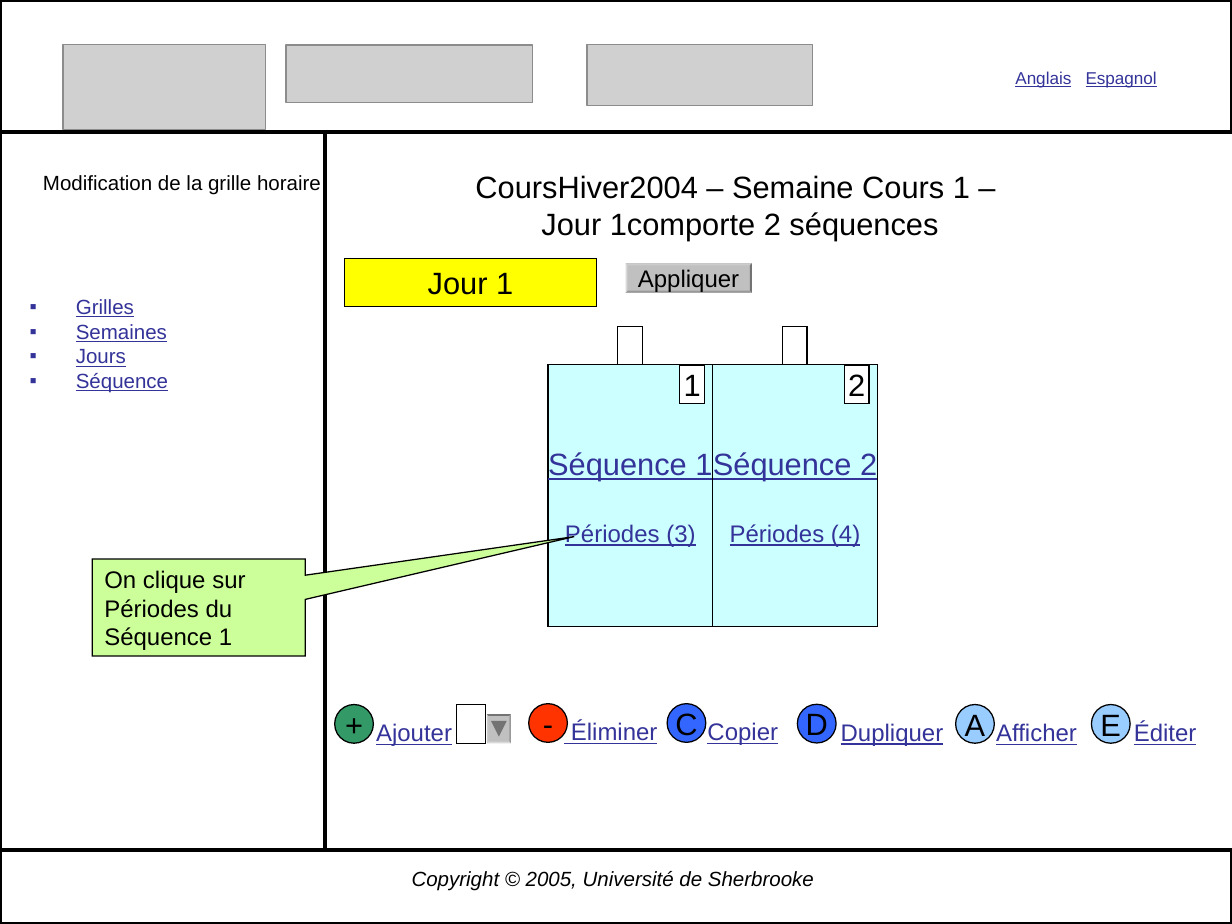
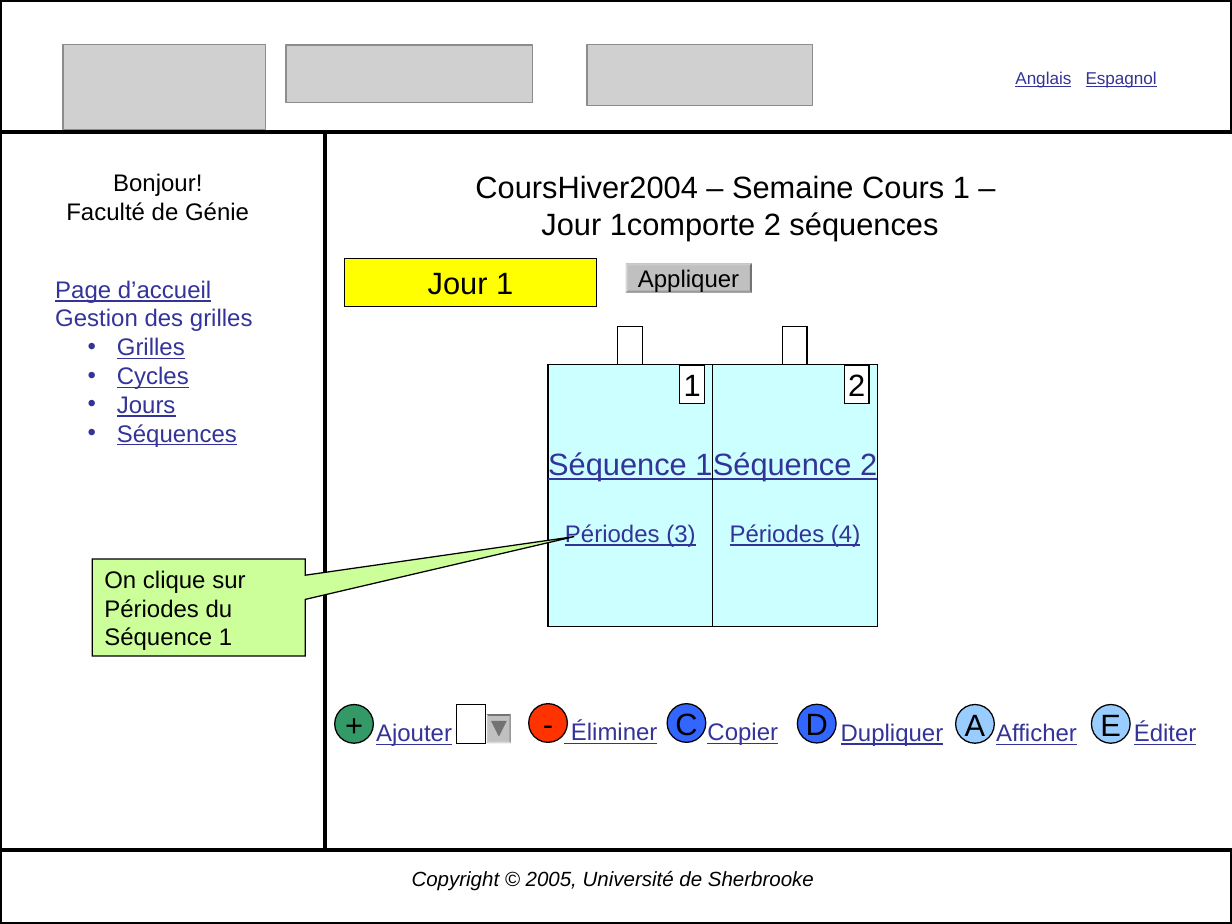
Before and after one commit to gonr1001/diamant, a slide deck: slide 36 of Diamant2.0/Conception/CreationGrille2.ppt (slide 33 before the commit). Drawn at 1232x924 pixels with LibreOffice and Linux fonts; fonts in the diff are those of the drawing; grey boxes stand for pictures. Boxes give left, top, right and bottom in pixels: in the first picture for what was removed or moved away, otherwise in the second. Text is boxed around its words. In the diff, an @@ line names an element or a change of style, - is before the commit and + after.

```diff
--- a/Diamant2.0/Conception/CreationGrille2.ppt
+++ b/Diamant2.0/Conception/CreationGrille2.ppt
@@ text removed at (43,175,321,195) @@
-Modification de la grille horaire
@@ text added at (66,173,249,221), 14 pt, text #000000 @@
+Bonjour!
+Faculté de Génie
@@ text added at (55,280,253,447), 14 pt, text #333399, underline @@
+Page d’accueil
+Gestion des grilles
+  • Grilles
+  • Cycles
+  • Jours
+  • Séquences
@@ text removed at (76,299,168,393) @@
-▪ Grilles
-▪ Semaines
-▪ Jours
-▪ Séquence
```
Also in this commit, not shown: 21 other slides changed, 3 slides added, 2 other files.
